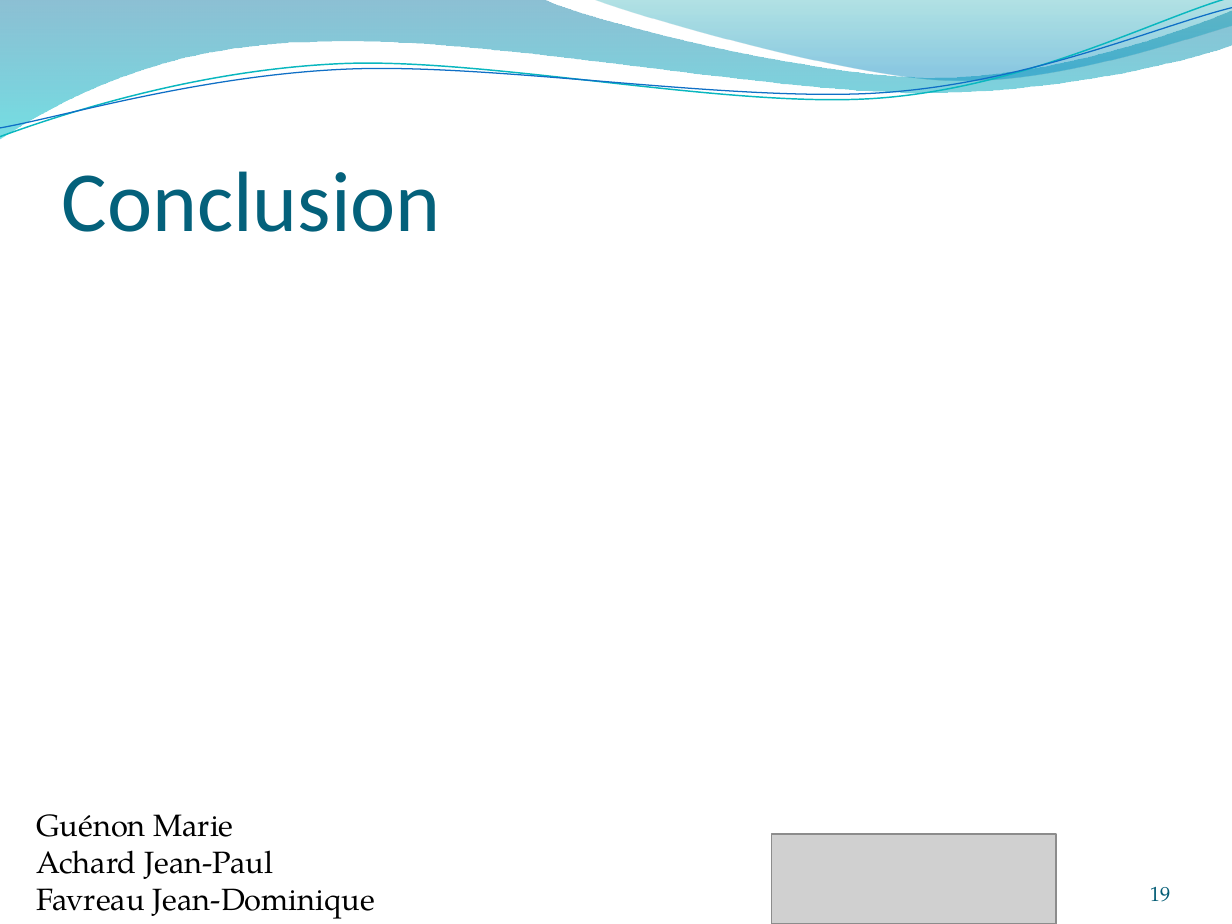
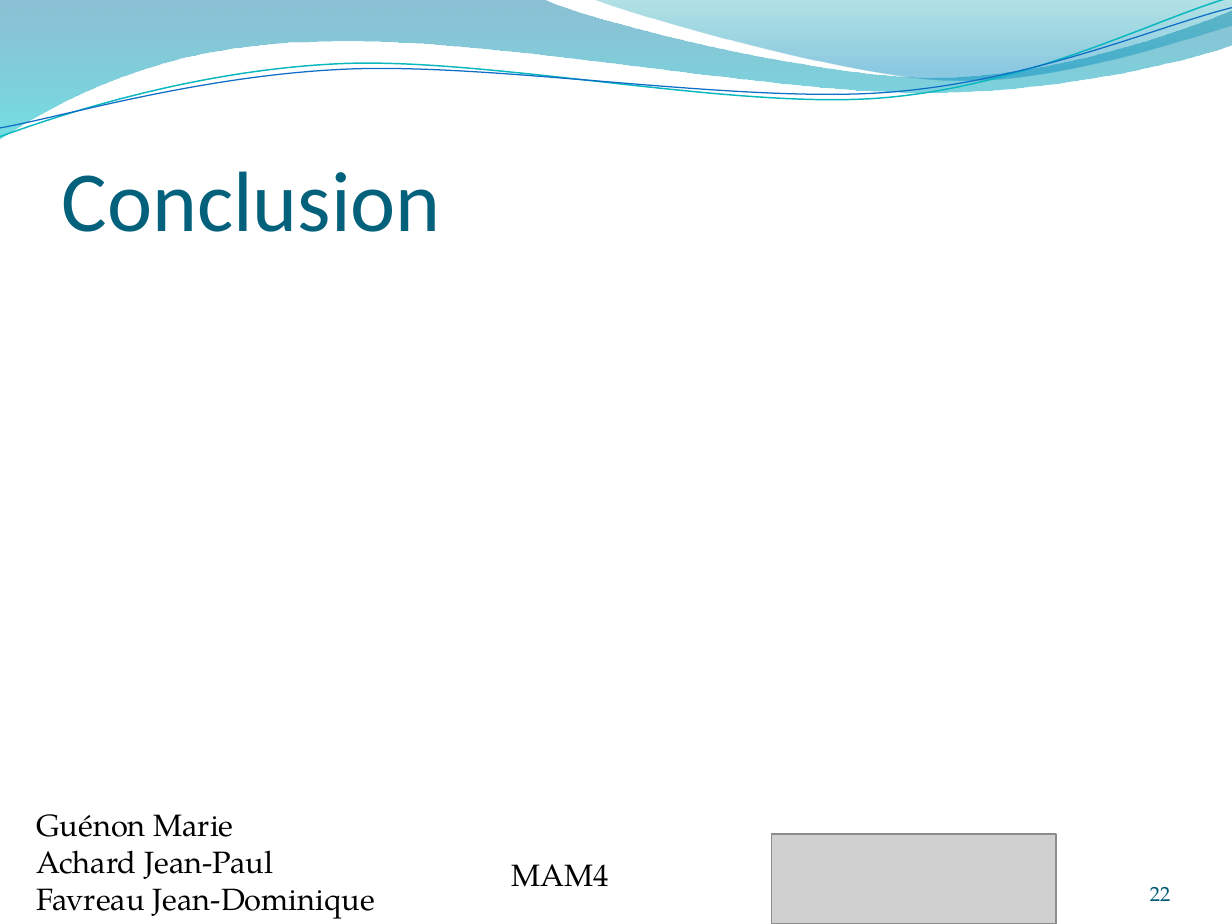
Before and after one commit to jeando/projetS7, a slide deck: slide 22 of annexes/Word_recognition.pptx (slide 19 before the commit). Drawn at 1232x924 pixels with LibreOffice and Linux fonts; fonts in the diff are those of the drawing; grey boxes stand for pictures. Boxes give left, top, right and bottom in pixels: in the first picture for what was removed or moved away, otherwise in the second. Text is boxed around its words. In the diff, an @@ line names an element or a change of style, - is before the commit and + after.

```diff
--- a/annexes/Word_recognition.pptx
+++ b/annexes/Word_recognition.pptx
@@ text added at [512, 864, 610, 887], 18 pt, text #000000 @@
+MAM4
@@ page number at [1150, 887, 1170, 901]: text changed @@
-19
+22
```
Also in this commit, not shown: 18 other slides changed, 5 slides added, 3 other files.
